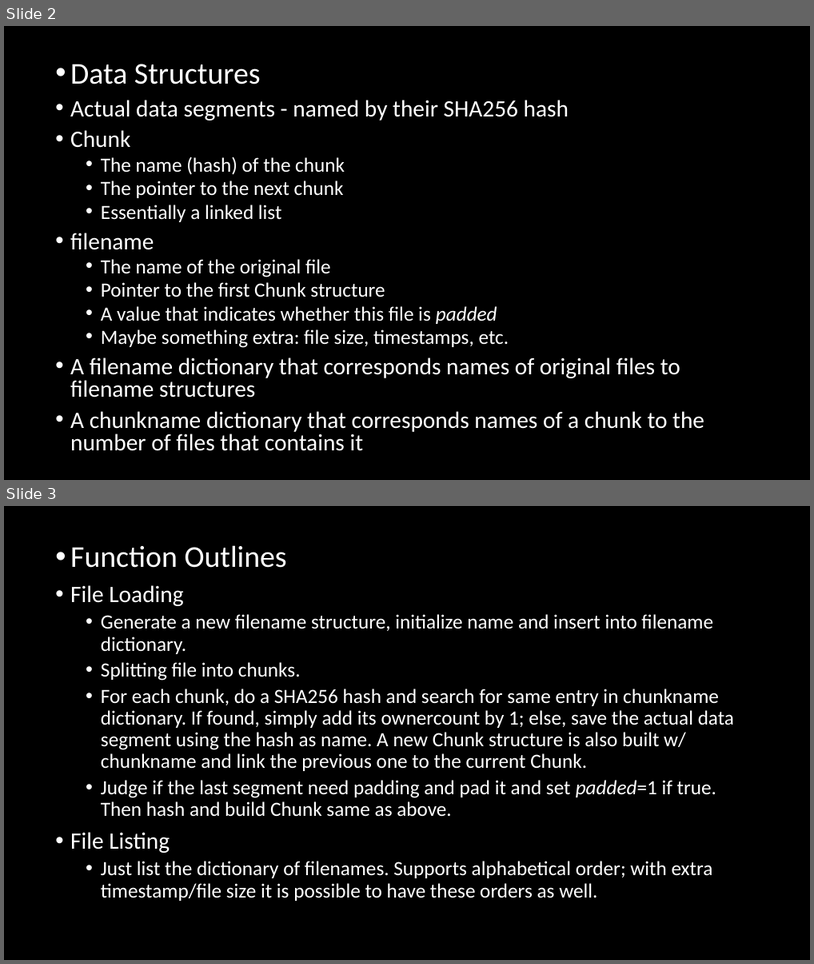
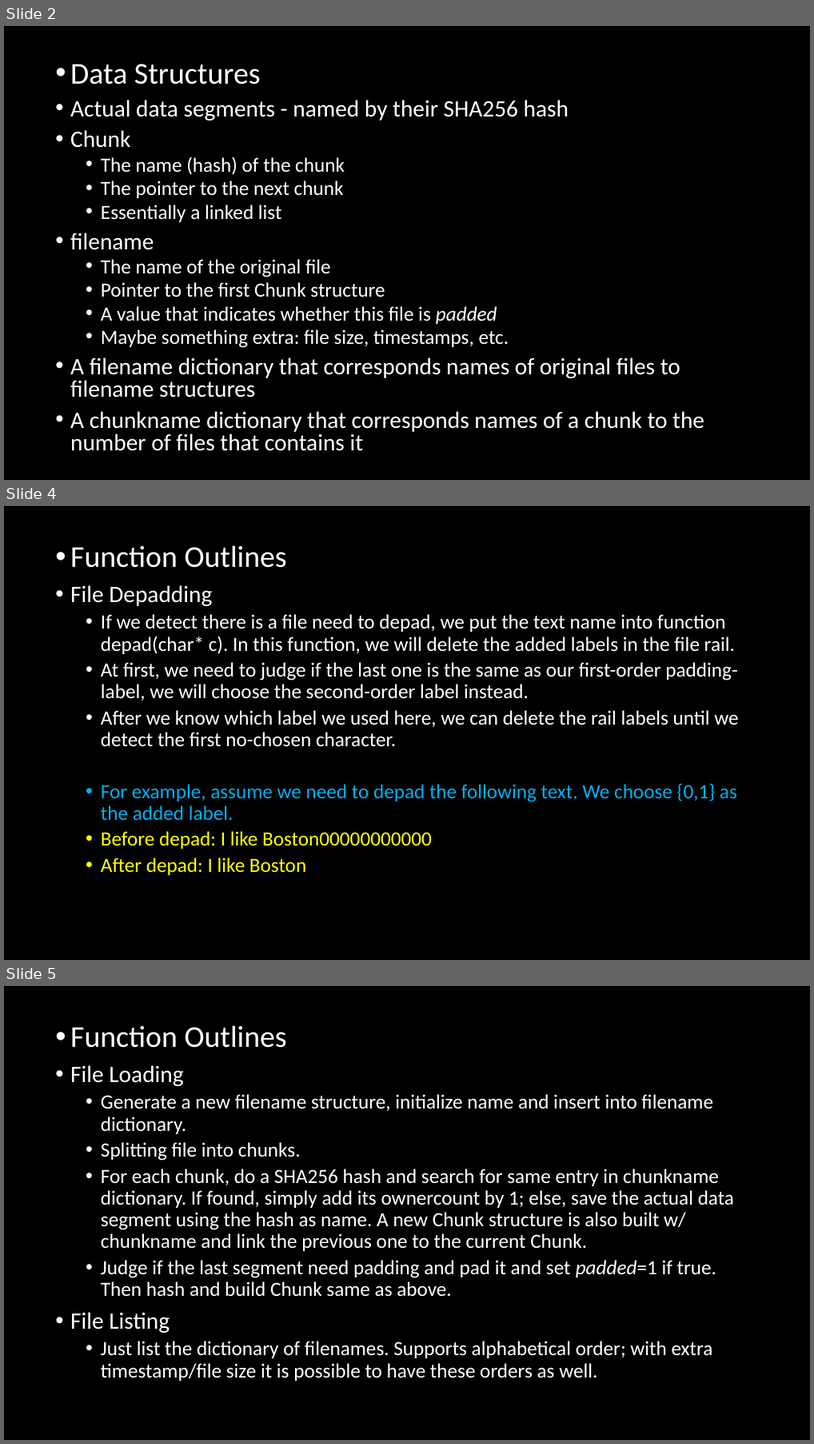
Before and after one commit to chenyq1997/proj-dropbox, a slide deck: EC504Project2.pptx. Shown one above the other, each under a label of ours: slides 2 and 3 before the commit, slides 2, 4 and 5 after it; the slides between them are not shown. The pictures are 814x964 and 814x1444 pixels, drawn with LibreOffice and Linux fonts; fonts in the diff are those of the drawing; background and template pictures are left out. Boxes give left, top, right and bottom in pixels: in the first picture for what was removed or moved away, otherwise in the second. Text is boxed around its words. In the diff, an @@ line names an element or a change of style, - is before the commit and + after.

Commit message:
pad and depad added

```diff
--- a/EC504Project2.pptx
+++ b/EC504Project2.pptx
@@ slide 4 added at <box>4,506,810,960</box>, background #000000 @@
@@ text added at <box>70,545,738,875</box>, 24 pt, text #FFFFFF @@
+• Function Outlines
+• File Depadding
+  • If we detect there is a file need to depad, we put the text name into function depad(char* c). In this function, we will delete the added labels in the file rail.
+  • At first, we need to judge if the last one is the same as our first-order padding-label, we will choose the second-order label instead.
+  • After we know which label we used here, we can delete the rail labels until we detect the first no-chosen character.
+  • For example, assume we need to depad the following text. We choose {0,1} as the added label.
+  • Before depad: I like Boston00000000000
+  • After depad: I like Boston
@@ what was slide 3 is now slide 5 @@
```
Also in this commit, not shown: 1 other slide added.
